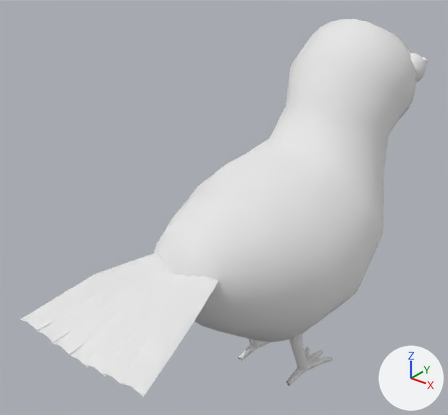
A saved change to the FBX model unity/Assets/Art/Models/Sparrow_Body.fbx.
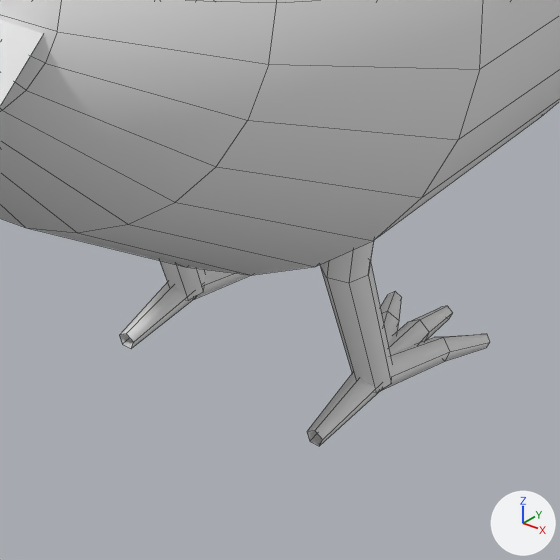
There are two pictures of each version: one whole from a camera (50 mm lens) standing at (3.08, -4.67, 4.72) and looking at (-0.38, -0.34, 2.03), one close up on the part from 46% to 78% of the width and 66% to 100% of the height. Arrows for +X, +Y and +Z are at lower right; the lights stay in place. The first two pictures are the older version. The close-ups show mesh edges as thin lines. Where no turn or scale is listed for an object, it has been applied to the vertices.

Before the edit, the objects in view are built like this:
```python
me_sparrow_body = bpy.data.meshes.new('Sparrow_Body')
me_sparrow_body.from_pydata(...)  # 762 vertices, 726 faces; spans x -0.96..0.96, y -2.53..2.2, z -0.01..3.67
me_sparrow_body.materials.append(mat_vertexcolor)  # white #e7e7e7
ob_sparrow_body = bpy.data.objects.new('Sparrow_Body', me_sparrow_body)
ob_sparrow_body.location = (0.0, 0.0, 0.0)
```
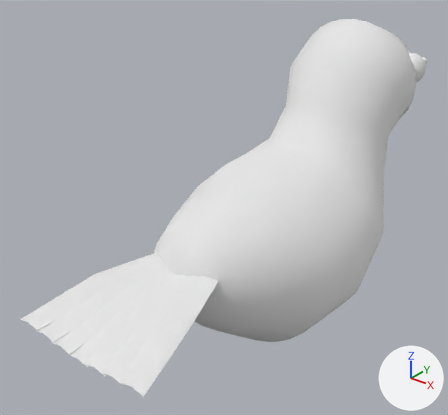
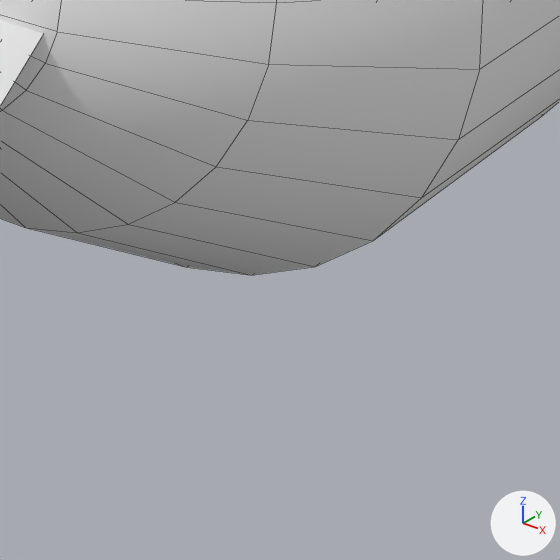
Edits to the bpy script that builds the scene:
```text
Change me_sparrow_body:
    used by ob_sparrow_body; location = (0.0, 0.0, 0.0)
    remove me_sparrow_body.from_pydata(...)  # 762 vertices, 726 faces; spans x -0.96..0.96, y -2.53..2.2, z -0.01..3.67
    add me_sparrow_body.from_pydata(...)  # 610 vertices, 628 faces; spans x -0.96..0.96, y -2.53..2.2, z 0.76..3.67
    me_sparrow_body part 1: 10 loose pieces with 152 vertices, spanning x -0.51..0.51, y -0.11..0.61, z -0.01..1.12, are deleted
```

Where the change shows, as pixel boxes [x1, y1, x2, y2] in the close-ups (560 x 560 px):
'Sparrow_Body', reshaped: before [0, 0, 560, 446]; after [0, 0, 560, 275]
part 1 of me_sparrow_body, deleted: before [119, 240, 490, 446]
